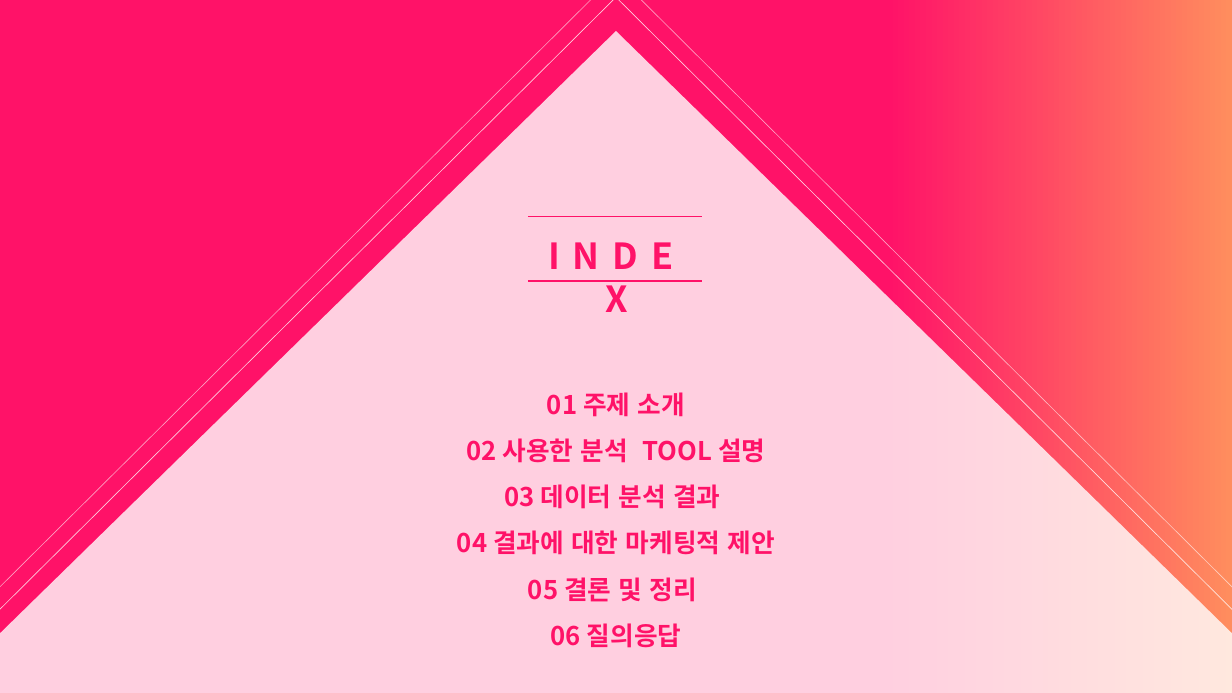
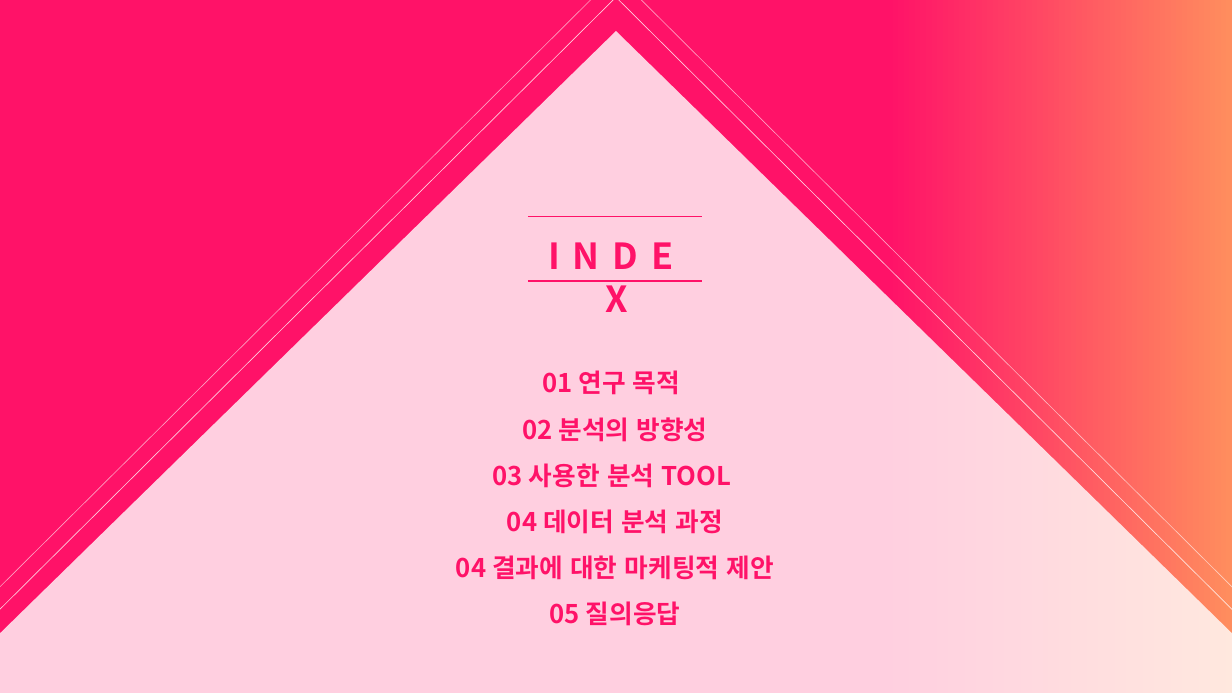
Before and after one commit to vlufoot/smu_team_6, a slide deck: slide 2 of 빅데이터 Presentation darft.pptx. Drawn at 1232x693 pixels with LibreOffice and Linux fonts; fonts in the diff are those of the drawing. Boxes give left, top, right and bottom in pixels: in the first picture for what was removed or moved away, otherwise in the second. Text is boxed around its words. In the diff, an @@ line names an element or a change of style, - is before the commit and + after.

Commit message:
Add files via upload
피피티 진영오빠꺼 정리좀 하구 뒤에 승원님이 분석하신 자료 올렸어요

```diff
--- a/빅데이터 Presentation darft.pptx
+++ b/빅데이터 Presentation darft.pptx
@@ text at <box>456,370,774,626</box>: text changed @@
-01 주제 소개
-02 사용한 분석 TOOL 설명
-03 데이터 분석 결과
-04 결과에 대한 마케팅적 제안
-05 결론 및 정리
-06 질의응답
+01 연구 목적
+02 분석의 방향성
+03 사용한 분석 TOOL
+04 데이터 분석 과정
+04 결과에 대한 마케팅적 제안
+05 질의응답
```
Also in this commit, not shown: 17 other slides changed, 13 slides added.
